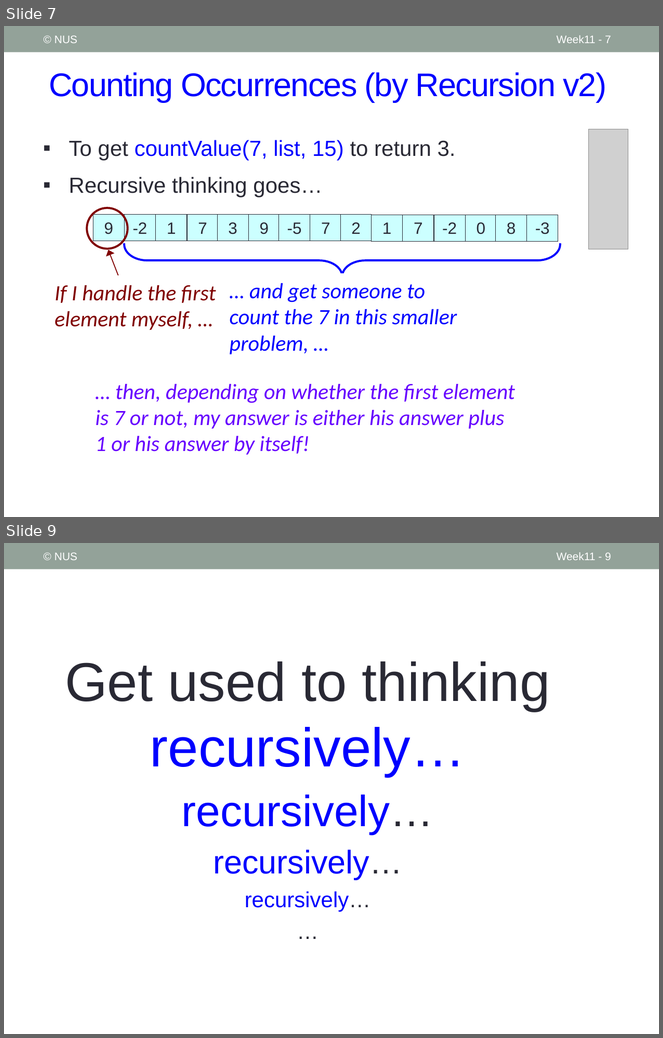
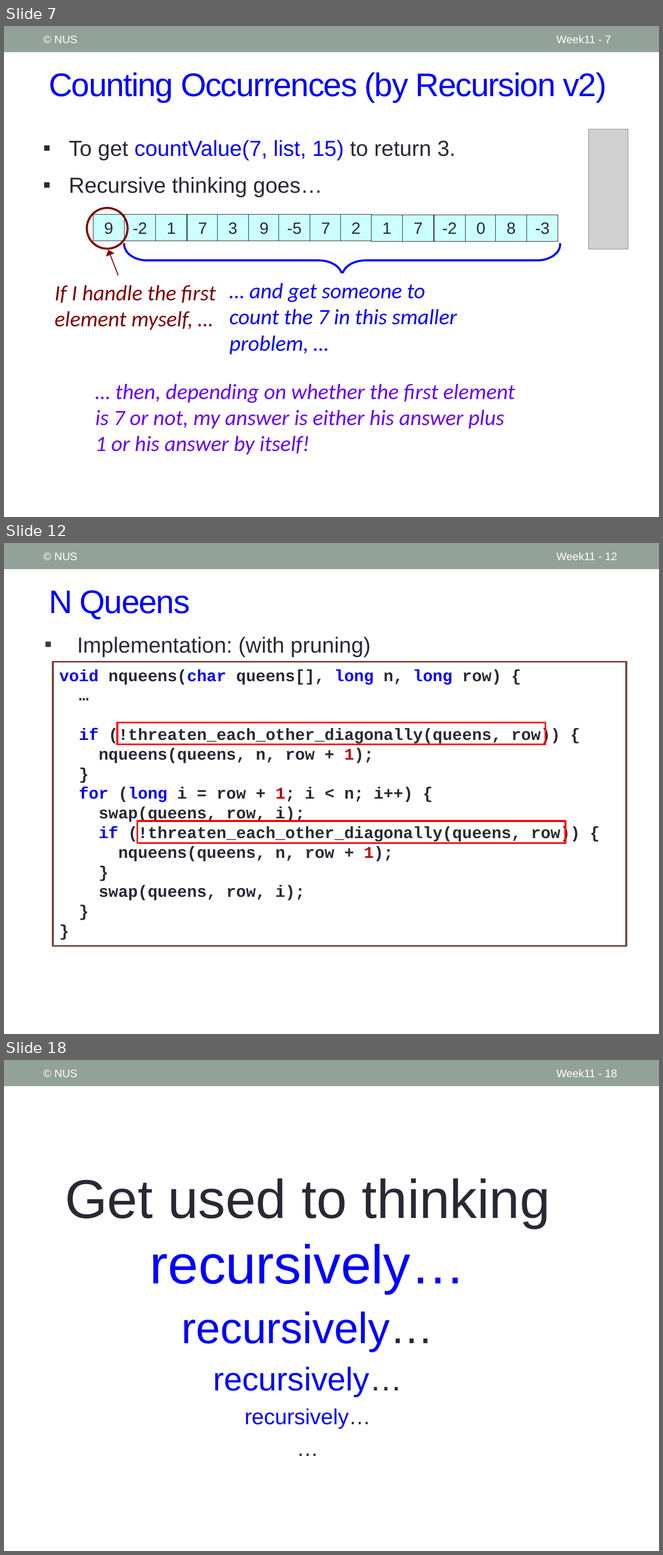
Before and after one commit to nus-cs1010-2021-s2/website, a slide deck: slides/Week11_Recap.pptx. Shown one above the other, each under a label of ours: slides 7 and 9 before the commit, slides 7, 12 and 18 after it; the slides between them are not shown. The pictures are 663x1038 and 663x1555 pixels, drawn with LibreOffice and Linux fonts; fonts in the diff are those of the drawing; grey boxes stand for pictures. Boxes give left, top, right and bottom in pixels: in the first picture for what was removed or moved away, otherwise in the second. Text is boxed around its words. In the diff, an @@ line names an element or a change of style, - is before the commit and + after.

```diff
--- a/slides/Week11_Recap.pptx
+++ b/slides/Week11_Recap.pptx
@@ slide 12 added at [4,543,659,1034], background #FFFFFF; not listed: 1 template element that a slide beside it also shows @@
@@ text added at [54,552,77,560], 12 pt, text #FFFFFF @@
+© NUS
@@ page number added at [557,552,617,560], 12 pt, text #FFFFFF @@
+Week11 - 12
@@ title added at [49,590,190,619], 36 pt, text #0000FF @@
+N Queens
@@ text added at [77,637,371,657], 24 pt, text #292934 @@
+▪ Implementation: (with pruning)
@@ rectangle added at [53,662,626,946], fill #FFFFFF, outline #79463D 2.08 pt, 18 pt, text #292934, bold @@
+void nqueens(char queens[], long n, long row) {
+…
+if (!threaten_each_other_diagonally(queens, row)) {
+nqueens(queens, n, row + 1);
+}
+for (long i = row + 1; i < n; i++) {
+swap(queens, row, i);
+if (!threaten_each_other_diagonally(queens, row)) {
+nqueens(queens, n, row + 1);
+}
+swap(queens, row, i);
+}
+}
@@ rectangle added at [117,722,545,745], outline #FF0000 2.08 pt @@
@@ rectangle added at [138,822,566,844], outline #FF0000 2.08 pt @@
@@ what was slide 9 is now slide 18 @@
@@ page number at [557,1069,617,1077]: text changed @@
-Week11 - 9
+Week11 - 18
```
Also in this commit, not shown: 4 slides changed, 8 other slides added, 4 other files.
